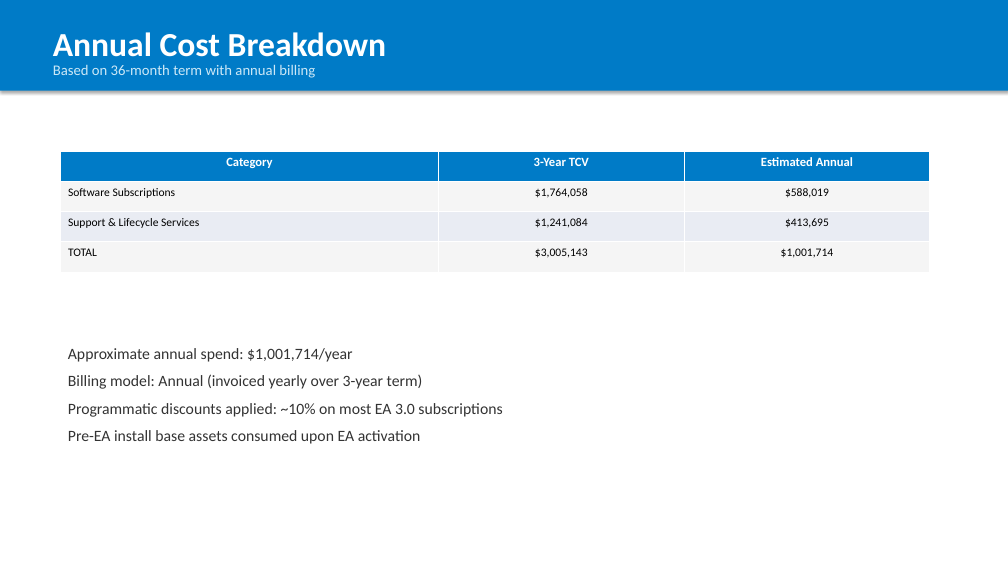
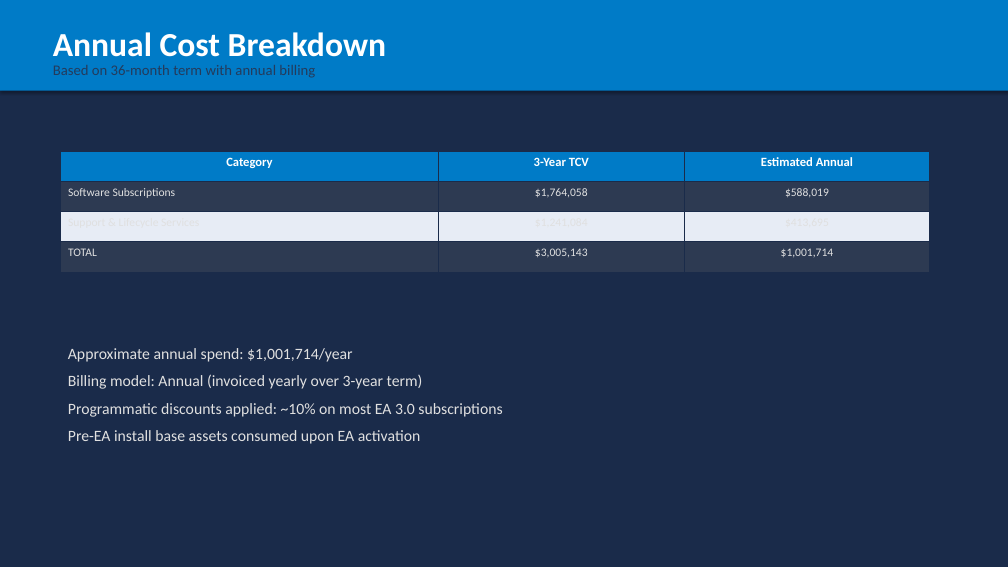
Before and after one commit to chchilds/cxvx, a slide deck: slide 8 of Seaboard_Foods_EA_Summary.pptx. Drawn at 1008x567 pixels with LibreOffice and Linux fonts; fonts in the diff are those of the drawing. Boxes give left, top, right and bottom in pixels: in the first picture for what was removed or moved away, otherwise in the second. Text is boxed around its words. In the diff, an @@ line names an element or a change of style, - is before the commit and + after.

```diff
--- a/Seaboard_Foods_EA_Summary.pptx
+++ b/Seaboard_Foods_EA_Summary.pptx
@@ background #FFFFFF to #1A2B4A @@
@@ text "Annual Cost Breakdown" at (53,32,386,57): text colour #FFFFFF to none @@
@@ text "Based on 36-month term with ..." at (53,65,315,78): text colour #CCE8F7 to none @@
@@ table at (60,151,930,366) @@
@@ fill #F5F5F5 to #2D3A52 in 6 cells @@
@@ fill #E9EDF4 to #E7ECF5 in row 3 @@
@@ text colour #FFFFFF to none in "Category", "3-Year TCV", "Estimated Annual" @@
@@ text colour #000000 to none in "Software Subscriptions", "$1,764,058", "$588,019", "Support & Lifecycle Services" and 5 more places @@
@@ borders changed @@
@@ text "Approximate annual spend: $1,001,714/year" at (68,348,502,444): text colour #333333 to none @@
```
Also in this commit, not shown: 10 other slides changed, 3 other files.
